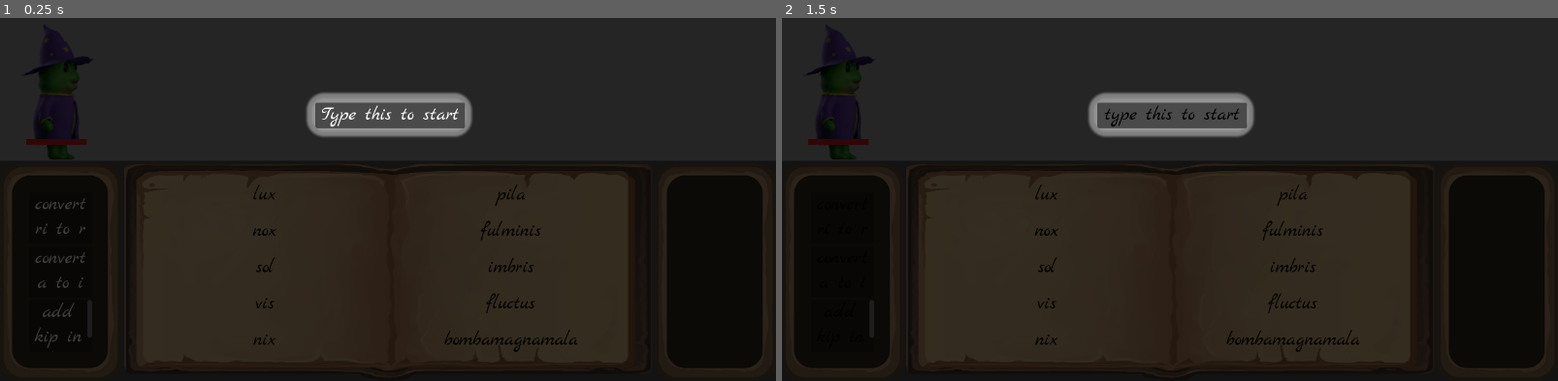
Above: before the commit, frames 1-2 (left to right).
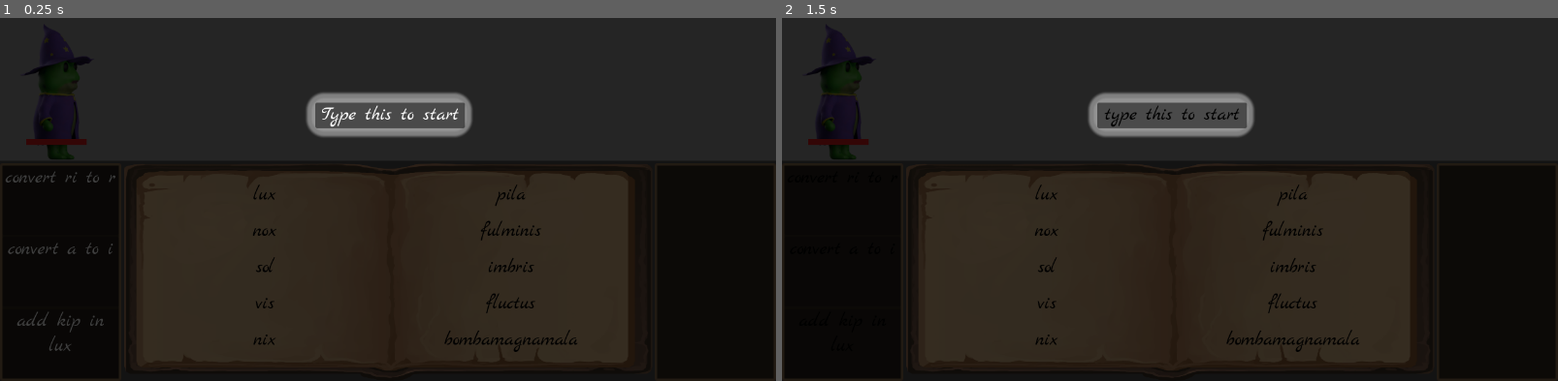
Above: after the commit, the same moments.

Repository: Jelleas/brackeys_2026
Game: Godot game, scene res://main.tscn
Two runs of this game, one before a commit and one after it. Both use one fixed random seed, a clock stepped at 60 frames per second and the inputs below. The engine's default icon, where the game draws it, is replaced by a stand-in: a white triangle on a blue panel in a dark square.
Inputs:
- Up to frame 1 (0.25 s): no input
- Up to frame 2 (1.5 s): tap Enter at 0.5 s; tap Z at 0.6, 1.35 s; tap Space at 0.77, 1.25 s; hold A from 1.28 s (still down)

The runs differ from the first frame. In frame 1, 3.0% of the frame differs, in the area x 0-100%, y 41-99%; in frame 2, 2.5%.

Commit message:
small ui update

Diff:
--- /dev/null
+++ b/assets/simple_panel_box.tres
@@ -0,0 +1,13 @@
+[gd_resource type="StyleBoxFlat" format=3 uid="uid://bfbamwjxcr2wx"]
+
+[resource]
+bg_color = Color(0.19607843, 0.15294118, 0.105882354, 1)
+border_width_left = 4
+border_width_top = 4
+border_width_right = 4
+border_width_bottom = 4
+border_color = Color(0.5411765, 0.41960785, 0.29411766, 1)
+corner_radius_top_left = 3
+corner_radius_top_right = 3
+corner_radius_bottom_right = 3
+corner_radius_bottom_left = 3
--- a/game_screen.tscn
+++ b/game_screen.tscn
@@ -3,7 +3,7 @@
 [ext_resource type="PackedScene" uid="uid://haef5f5px368" path="res://combat/combat_area.tscn" id="1_yla3h"]
 [ext_resource type="PackedScene" uid="uid://bmpoe56yrob1n" path="res://upgrades/upgrader.tscn" id="2_j7yda"]
 [ext_resource type="PackedScene" uid="uid://cntit6eogsbl" path="res://spells/spell_ui.tscn" id="3_lxtpa"]
-[ext_resource type="StyleBox" uid="uid://dpgngm686o4jj" path="res://assets/panel_box.tres" id="4_3vj30"]
+[ext_resource type="StyleBox" uid="uid://bfbamwjxcr2wx" path="res://assets/simple_panel_box.tres" id="3_yla3h"]
 
 [node name="GameScreen" type="CanvasLayer" unique_id=1789729863]
 
@@ -32,6 +32,7 @@
 
 [node name="Upgrader" parent="VBoxContainer/HBoxContainer" unique_id=515707499 instance=ExtResource("2_j7yda")]
 layout_mode = 2
+theme_override_styles/panel = ExtResource("3_yla3h")
 
 [node name="SpellUI" parent="VBoxContainer/HBoxContainer" unique_id=1753910030 instance=ExtResource("3_lxtpa")]
 custom_minimum_size = Vector2(0, 360)
@@ -40,4 +41,4 @@
 [node name="Spell Log" type="PanelContainer" parent="VBoxContainer/HBoxContainer" unique_id=1998510564]
 custom_minimum_size = Vector2(200, 0)
 layout_mode = 2
-theme_override_styles/panel = ExtResource("4_3vj30")
+theme_override_styles/panel = ExtResource("3_yla3h")
